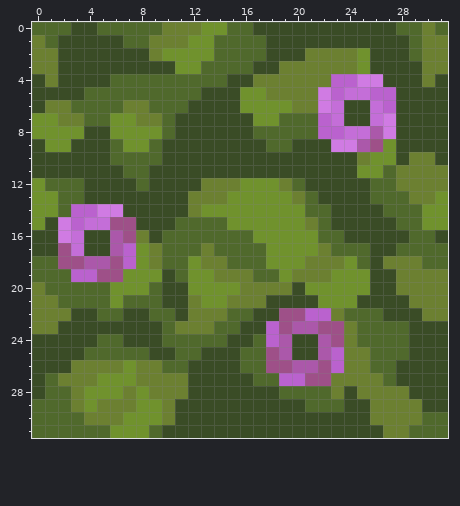
Pixel-art sprite, stored at textures/blocks/azalea_leaves_flowers_opaque.png. The first picture shows the starting point.
The file is 32x32 pixels. Colours within 5 levels of each other are drawn and written as one.
And afterwards:
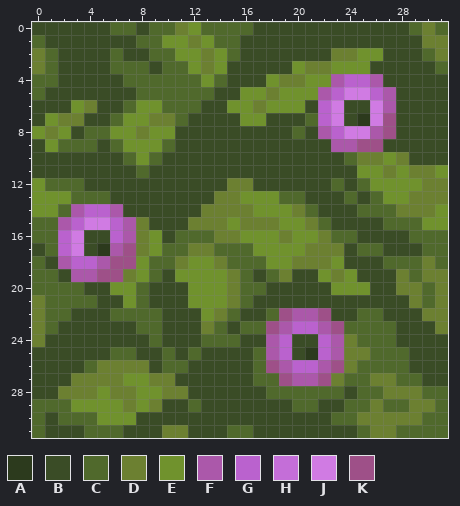
Palette (. is transparent): A #2c3a1d  B #3a4c26  C #50692c  D #6c8031  E #70922d  F #ab58aa  G #ba62ce  H #c46ed8  J #d07be3  K #9e5088
Change:
@@ x 0..31 @@
- 0 CCCBBCCCCCDDDEECCBBBBBBBBBBBCCDC
- 1 DCBBBBBCCDDDEECCCCBBBBBBBBBBBCDD
- 2 DDBBBBBBBDEEEECCCCBBBDDDDEBBBCDD
- 3 DDBBBBBBBBBEECCCCBBDDDDDDEBBBBDD
- 4 BDBBBBCCCCCCCCCBBDDDDDDGGJJBBBDB
- 5 BBBBCCCCCCCCCBBBEEDDDDJGHHGGBBBB
- 6 BDDCCCCDDCCCBBBBEEEEDDJHBBHGBBBB
- 7 EEDDCCEEDDCBBBBBBEECCCGHBBHJBBBB
- 8 EEEEBBEEEECBBBBBBCCCCCGGHHFJBBBB
- 9 BEEBBBCEECBBBBBBBBCCBBBJJFKEBBBB
-10 BBBBBBCCCCBBBBBBBBBBBBBBBDEEBDDB
-11 BBBBBBBCCBBBBBBBBBBBBBBBBEECDDDD
-12 ECCCBBBBCBBBBDDDEEEDCBBBBBCCDDDD
-13 EECCBBBBBBBBDDDEEEEEDCBBBBCCCDDE
-14 EECGGJJBBBBBDEEEEEEEECCBBBBCCCEE
-15 EBJGHHKKBBBCCCCEEEEEEDCBBBBBCCEE
-16 BBJHBBFKDBCCCCCCCEEEEECCBBBBBCCB
-17 BBKHBBFGEDCCCDCCCCEEEEDCCCBBCCCC
-18 CCKKFFKGEDCCEDDCCCEEEDDDECBDDDCC
-19 CCCGGKKEEEBCEEDDDCCEDDDEEEBBDDDD
-20 DCCCCCEEECBBEEEEDDDDBEEEEEBBDDDD
-21 DDCCCCECCCBBDEEDDDBBBBEEEBBBBDDD
-22 DDDBBCCBBCCBDDDCCBBKKGGDCCCBBBDD
-23 DDBBBBBBBBCDDDCCBBGKFFKKDCCCCBBB
-24 BBBBBCCBBBCCCCCBBCGFBBFKDCCCCBBB
-25 BBBBCCCCCBBCCBBBCCKFBBFGDDCCCBBB
-26 BBBDDDDEDDCCBBBBCCKKFFKGDDCCBBBB
-27 BCDDDEEEDDDDBBBBBCCGGKKDDDDCBBBB
-28 BCCDEEEDEDDDBBBBBBBCCCCDBDDDDBBB
-29 CCCDEDDDEEDBBBBBBBBBBCCCBBDDDDBB
-30 CCCCDDDEEEDBBBBBBBBBBBBBBBDDDDCC
-31 CCCCCCEEECBBBBBBBBBBBBBBBBBDDCCC
+ 0 BBBBBBCCBCCDECCCCBBBBBBBBBBBBCDC
+ 1 CBBBBBBBCCEEDECCBBBBBBBBBBBBBBDD
+ 2 DCBBBBCBBCCEEDECBBBBBBBDDEEBBBCD
+ 3 DCBBBBCCCBCCEDEBBBBBEDDEEEBBBBBC
+ 4 CCBBBBBCCCCCCECBBBEDDEEFGGFBBBBB
+ 5 CBBBBBBBCCCCCCBBEEDEEEFGJJGFBBBB
+ 6 BBBEDBBCEECCCBBEEDEEEBGJBBJFBBBB
+ 7 BEDDBBCEEDDCBBBBEEBBBCGJBAJKBBBB
+ 8 EDEBCCEEDEEBBBBBBBBBCBFGJJFKBBBB
+ 9 BECCCBCEEECBBBBBBBBBBBBFFKKBBBBB
+10 BBBBBBBCECBBBBBBBBBBBBBBCDDEDBBB
+11 BBBBBBBBCBBBBBBBBBBBBBBBBEEDEDDE
+12 ECCCBBBBBBBBBBBDDBBBBBBCBCEEEEDD
+13 EEECCCBBBBBBBBDDEEECCBBBCBCEEDDD
+14 EECFGGFBBBBBBDDDDEEEDCBBBCCCDDDE
+15 CCFGJJGFDBBBDDDEDDDEEDCBBBBCCCEE
+16 CCGJBBGFDEBCCCDDEEEDEEDCCBBBBCCC
+17 BCGJBAFKDECCDDCCCEEEEDDDBCCBBBCC
+18 CBFGGFKKECCDEEDCCCEEDDDEBBBCCCDC
+19 CCBFFKKDECBEEEEDCBCDBBEDEBBBDCDD
+20 CCCCBBEECBBBEEEDCCBBBBBEEEBBDDCD
+21 DCCCCBBECBBBEEEDCBBBBBBBBBBBBDCD
+22 DCCBBBCCCCBBBEDCBBCKFFKBBCCBBBDD
+23 DCBBBBBBCCBBBDCBCCKFGGFKCCCCBBBD
+24 DBBBBBBBBCBBBCCCBBFGBBGFDCCCBBBB
+25 BBBBBBCCBBCBCBBBBCFGBAGFDDCCCBBB
+26 BBBBCDDDDBCCBBBBBCKFGGFKDCCCCBBB
+27 BBBDDDDEEDDBBBBBBCCKFFKDCCDDCCBB
+28 BBDDDEDDEEDDBBBBBBCCCCCCBCCDDDCC
+29 CCCEEEEDEDBBCBBBBBBBCCBBCCDCCDDC
+30 CBCCCEEEBBBBBBBBBBBBBBBCCDDDDDCC
+31 CBBBCCCBBBDDBBBCCBBBBBBBBCDDCCCC
Where, in picture pixels (left, top, right, bottom), the same in both pictures:
changed: (32, 22, 448, 438)
